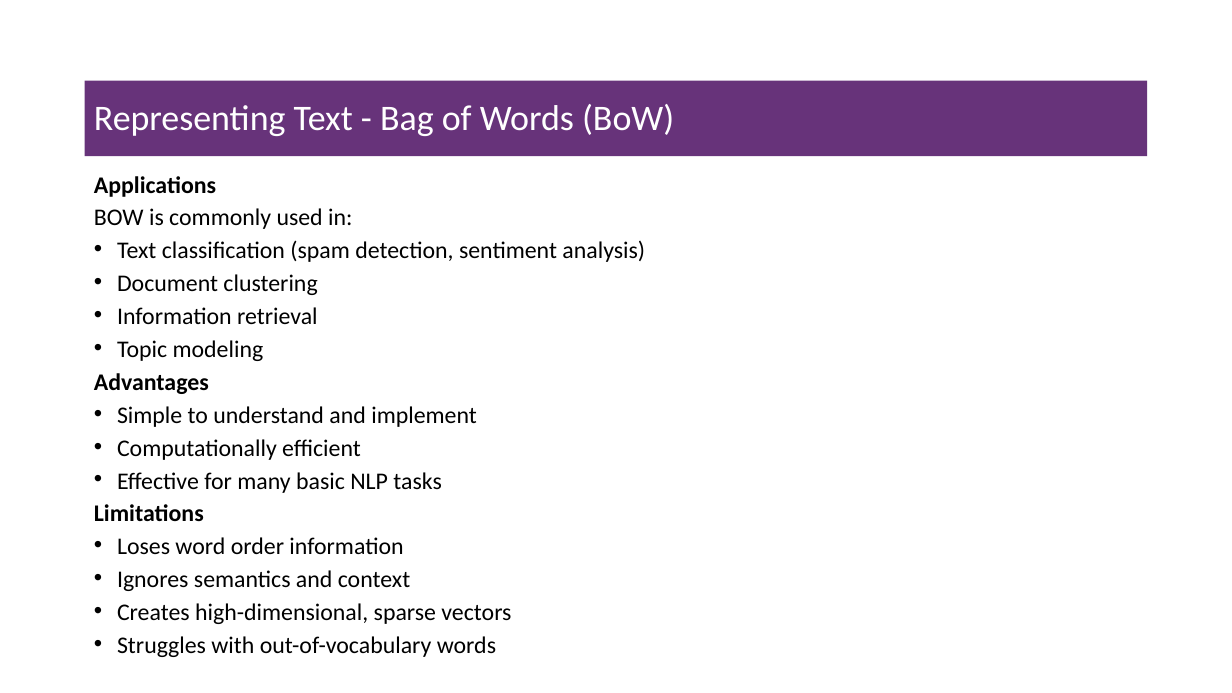
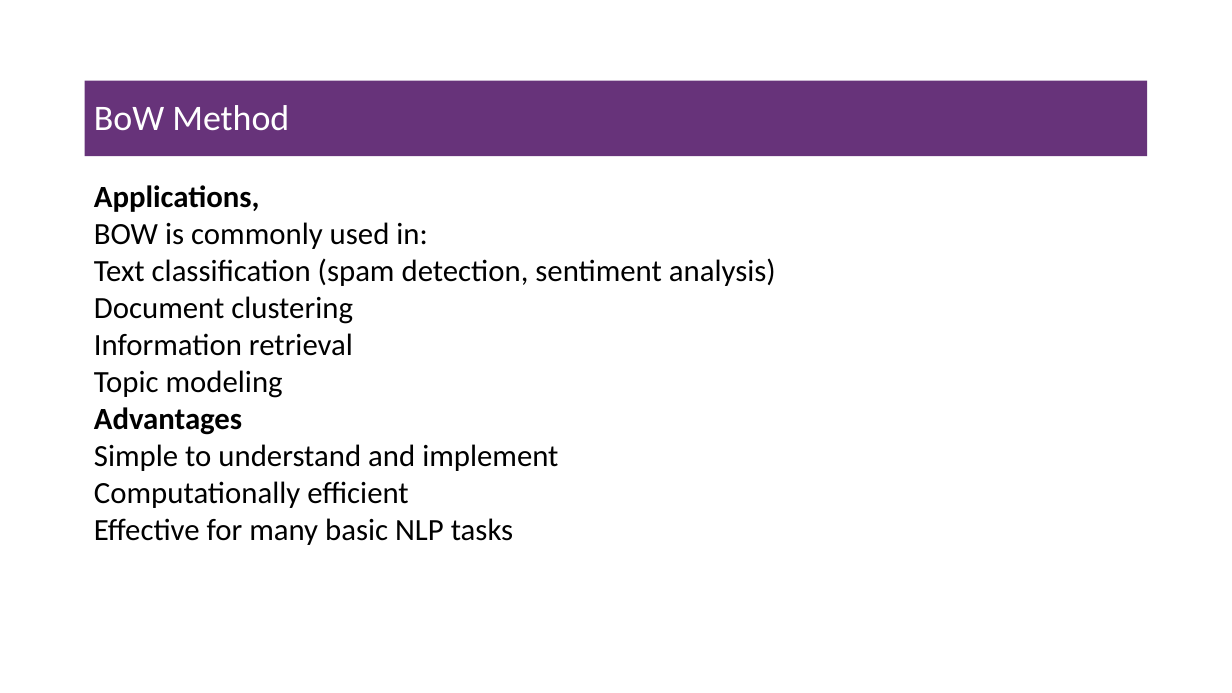
Before and after one commit to msfasha/307307-BI-Methods, a slide deck: slide 17 of 20242-NLP-LLM/lecture notes/Part 1 - Introduction to NLP/1.1-introduction to NLP.pptx (slide 18 before the commit). Drawn at 1232x693 pixels with LibreOffice and Linux fonts; fonts in the diff are those of the drawing; background and template pictures are left out. Boxes give left, top, right and bottom in pixels: in the first picture for what was removed or moved away, otherwise in the second. Text is boxed around its words. In the diff, an @@ line names an element or a change of style, - is before the commit and + after.

```diff
--- a/20242-NLP-LLM/lecture notes/Part 1 - Introduction to NLP/1.1-introduction to NLP.pptx
+++ b/20242-NLP-LLM/lecture notes/Part 1 - Introduction to NLP/1.1-introduction to NLP.pptx
@@ title at (94, 105, 289, 131): text changed @@
-Representing Text - Bag of Words (BoW)
+BoW Method
@@ text at (94, 185, 260, 212): text changed; size 18.6 to 24 pt @@
-Applications
+Applications,
@@ text at (94, 222, 776, 545): size 18.6 to 24 pt; indent changed; line spacing 0.7 to 1; less space between paragraphs; bullet • to none @@
@@ text at (94, 504, 511, 657): paragraphs removed @@
-Limitations
-• Loses word order information
-• Ignores semantics and context
-• Creates high-dimensional, sparse vectors
-• Struggles with out-of-vocabulary words
```
Also in this commit, not shown: 18 other slides changed, 1 slide added, 1 other file.
